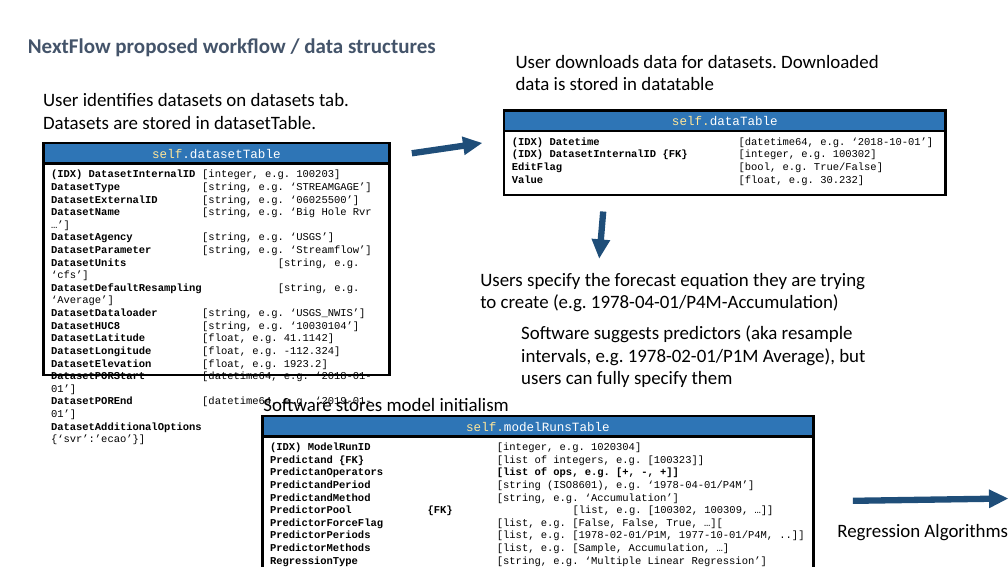
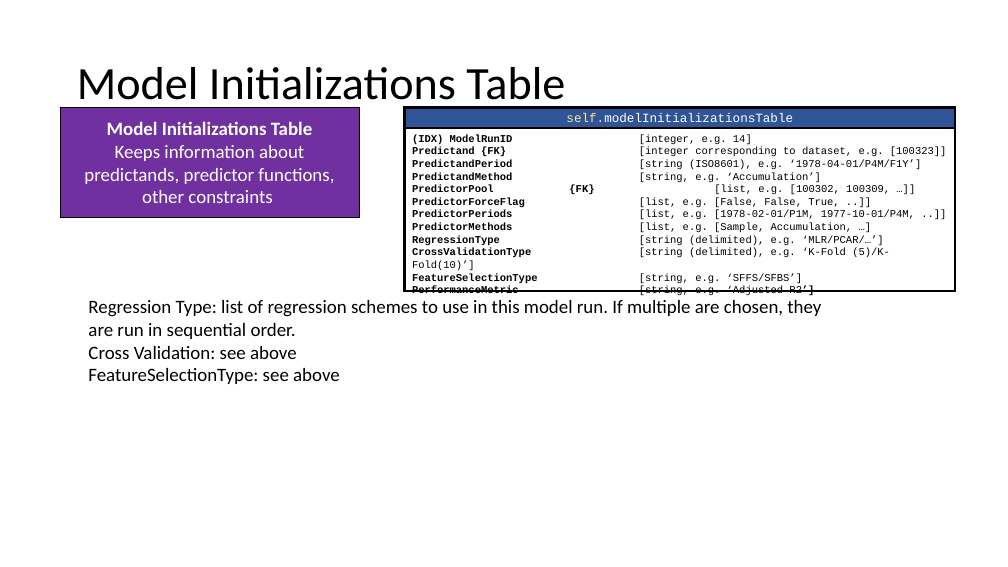
Before and after one commit to kevinfol/NextFlow_development, a slide deck: slide 8 of documentation/DataStructureVisualization.pptx (slide 5 before the commit). Drawn at 1008x567 pixels with LibreOffice and Linux fonts; fonts in the diff are those of the drawing. Boxes give left, top, right and bottom in pixels: in the first picture for what was removed or moved away, otherwise in the second. Text is boxed around its words. In the diff, an @@ line names an element or a change of style, - is before the commit and + after.

```diff
--- a/documentation/DataStructureVisualization.pptx
+++ b/documentation/DataStructureVisualization.pptx
@@ text removed at [28, 38, 436, 57] @@
-NextFlow proposed workflow / data structures
@@ text removed at [516, 55, 878, 90] @@
-User downloads data for datasets. Downloaded data is stored in datatable
@@ title added at [77, 67, 565, 111], 44 pt, text #000000 @@
+Model Initializations Table
@@ text removed at [43, 93, 349, 129] @@
-User identifies datasets on datasets tab. Datasets are stored in datasetTable.
@@ rectangle added at [60, 107, 359, 217], fill #7030A0, outline #000000 1 pt, 18 pt, text #FFFFFF @@
+Model Initializations Table
+Keeps information about predictands, predictor functions, other constraints
@@ rectangle "self.modelInitializationsTable": place and size @@
-rectangle "self.modelInitializationsTable" at [504, 110, 946, 131]
+rectangle "self.modelInitializationsTable" at [405, 107, 956, 128]
@@ rectangle "self.modelInitializationsTable" at [405, 107, 956, 128]: fill #2E75B6 to #2F5597 @@
@@ text in rectangle at [566, 113, 793, 122]: text changed @@
-self.dataTable
+self.modelInitializationsTable
@@ rectangle removed at [44, 143, 390, 163] @@
-self.datasetTable
@@ rectangle "(IDX) ModelRunID [integer, e.g. 14]": place and size @@
-rectangle "(IDX) ModelRunID [integer, e.g. 14]" at [262, 436, 814, 567]
+rectangle "(IDX) ModelRunID [integer, e.g. 14]" at [405, 128, 956, 291]
@@ text in rectangle at [412, 135, 947, 170]: text changed @@
-(IDX) ModelRunID [integer, e.g. 1020304]
-Predictand {FK} [list of integers, e.g. [100323]]
-PredictanOperators [list of ops, e.g. [+, -, +]]
-PredictandPeriod [string (ISO8601), e.g. ‘1978-04-01/P4M’]
+(IDX) ModelRunID [integer, e.g. 14]
+Predictand {FK} [integer corresponding to dataset, e.g. [100323]] PredictandPeriod [string (ISO8601), e.g. ‘1978-04-01/P4M/F1Y’]
@@ arrow removed from (412, 154) to (482, 143) @@
@@ rectangle removed at [504, 131, 946, 195] @@
-(IDX) Datetime [datetime64, e.g. ‘2018-10-01’]
-(IDX) DatasetInternalID {FK} [integer, e.g. 100302]
-EditFlag [bool, e.g. True/False]
-Value [float, e.g. 30.232]
@@ rectangle removed at [44, 163, 390, 375] @@
-(IDX) DatasetInternalID [integer, e.g. 100203]
-DatasetType [string, e.g. ‘STREAMGAGE’]
-DatasetExternalID [string, e.g. ‘06025500’]
-DatasetName [string, e.g. ‘Big Hole Rvr …’]
-DatasetAgency [string, e.g. ‘USGS’]
-DatasetParameter [string, e.g. ‘Streamflow’]
-DatasetUnits [string, e.g. ‘cfs’]
-DatasetDefaultResampling [string, e.g. ‘Average’]
-DatasetDataloader [string, e.g. ‘USGS_NWIS’]
-DatasetHUC8 [string, e.g. ‘10030104’]
-DatasetLatitude [float, e.g. 41.1142]
-DatasetLongitude [float, e.g. -112.324]
-DatasetElevation [float, e.g. 1923.2]
-DatasetPORStart [datetime64, e.g. ‘2018-01-01’]
-DatasetPOREnd [datetime64, e.g. ‘2019-01-01’]
-DatasetAdditionalOptions [dict, e.g. {‘svr’:’ecao’}]
@@ text in rectangle at [639, 198, 839, 208]: text changed @@
-PredictorForceFlag [list, e.g. [False, False, True, …][
+PredictorForceFlag [list, e.g. [False, False, True, ..]]
@@ arrow removed from (603, 212) to (600, 259) @@
@@ text in rectangle at [639, 235, 890, 284]: text changed @@
-RegressionType [string, e.g. ‘Multiple Linear Regression’]
-NumberOfEquations [integer, e.g. 25]
-CrossValidationType [string, e.g. ‘K-Fold (5)’]
-FeatureSelectionType [string, e.g. ‘Forward Floating’]
+RegressionType [string (delimited), e.g. ‘MLR/PCAR/…’] CrossValidationType [string (delimited), e.g. ‘K-Fold (5)/K-Fold(10)’]
+FeatureSelectionType [string, e.g. ‘SFFS/SFBS’]
@@ text at [88, 300, 821, 384]: text changed @@
-Users specify the forecast equation they are trying to create (e.g. 1978-04-01/P4M-Accumulation)
+Regression Type: list of regression schemes to use in this model run. If multiple are chosen, they are run in sequential order.
+Cross Validation: see above
+FeatureSelectionType: see above
@@ text removed at [521, 325, 865, 387] @@
-Software suggests predictors (aka resample intervals, e.g. 1978-02-01/P1M Average), but users can fully specify them
@@ rectangle removed at [262, 416, 814, 436] @@
-self.modelRunsTable
@@ text removed at [263, 396, 509, 416] @@
-Software stores model initialism
@@ arrow removed from (853, 501) to (1008, 498) @@
@@ text removed at [837, 524, 1008, 541] @@
-Regression Algorithms
```
Also in this commit, not shown: 3 other slides changed, 8 slides added, 2 slides removed, 18 other files.
